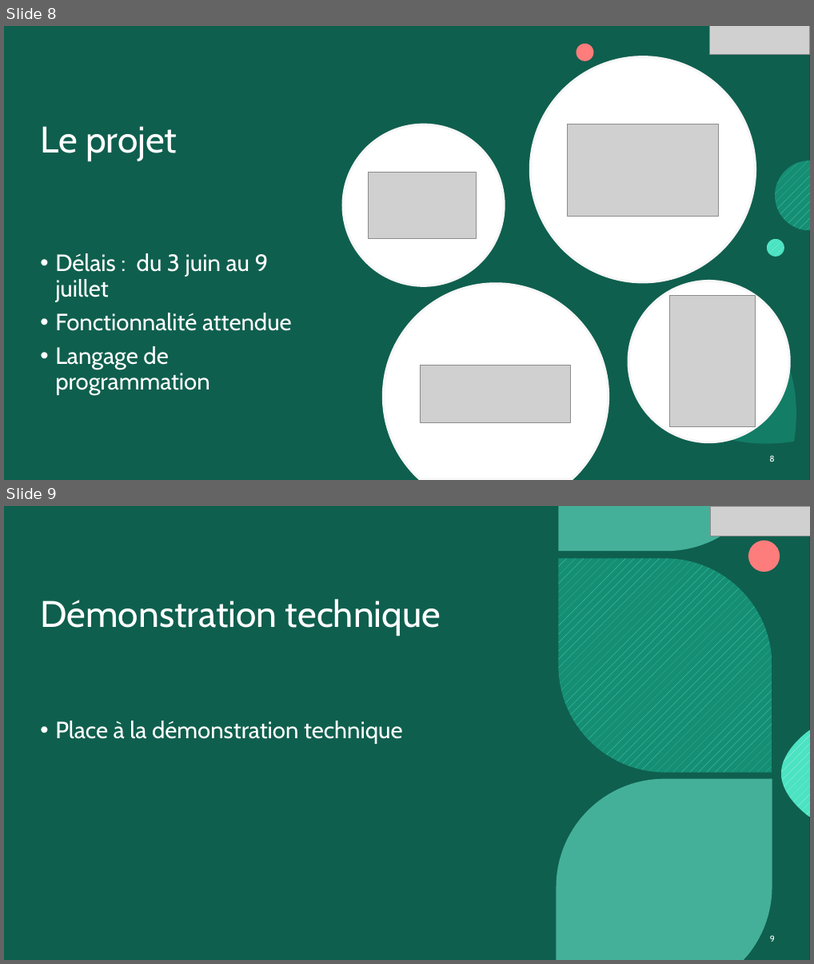
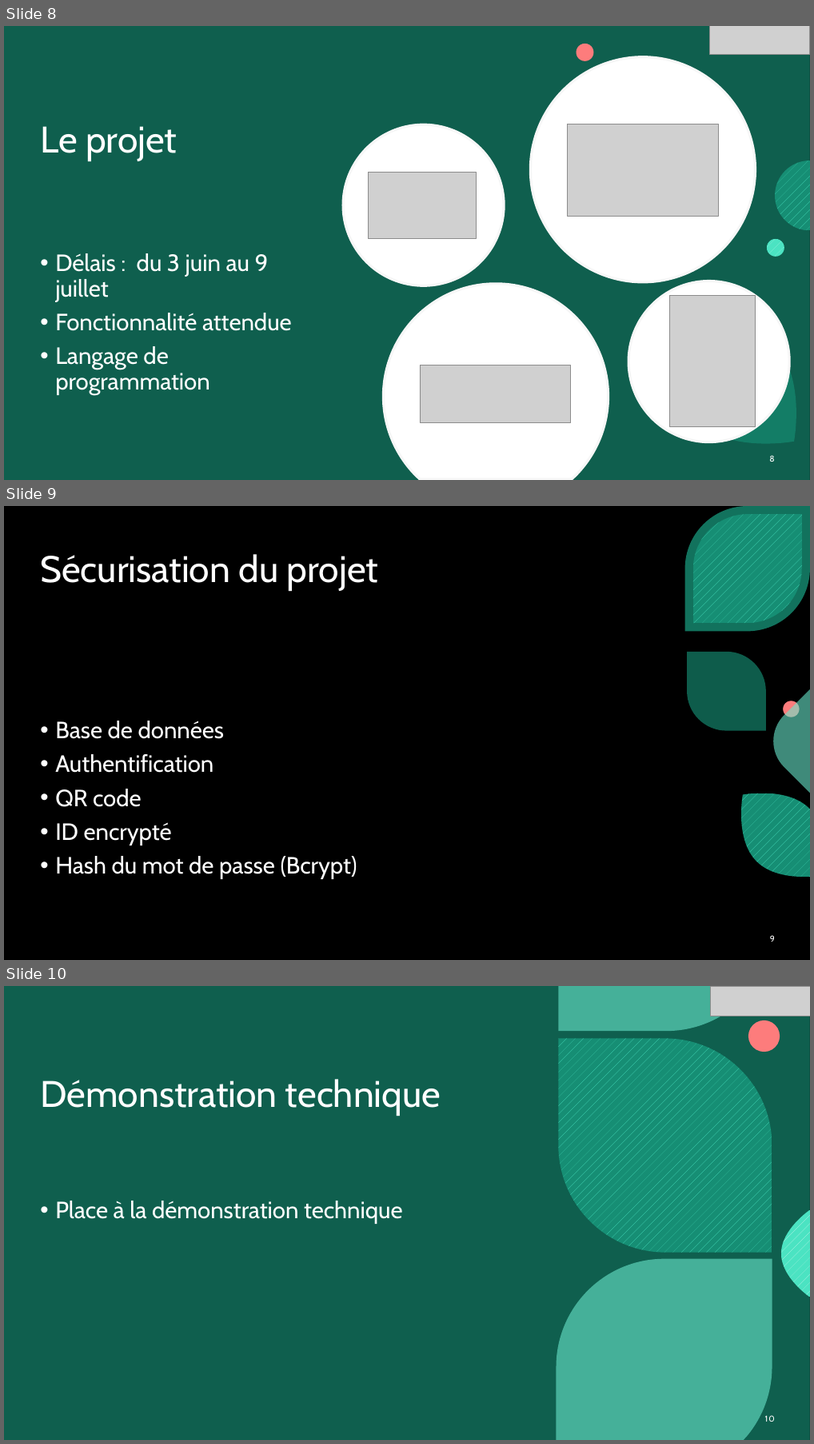
Before and after one commit to NathanMana/OrdOn, a slide deck: Rendus du 18/OrdONprésentation.pptx. Shown one above the other, each under a label of ours: slides 8 and 9 before the commit, slides 8, 9 and 10 after it. The pictures are 814x964 and 814x1444 pixels, drawn with LibreOffice and Linux fonts; fonts in the diff are those of the drawing; grey boxes stand for pictures; background and template pictures are left out. Boxes give left, top, right and bottom in pixels: in the first picture for what was removed or moved away, otherwise in the second. Text is boxed around its words. In the diff, an @@ line names an element or a change of style, - is before the commit and + after.

```diff
--- a/Rendus du 18/OrdONprésentation.pptx
+++ b/Rendus du 18/OrdONprésentation.pptx
@@ slide 9 added at box(4, 506, 810, 960), background picture (left out); not listed: 3 template elements that a slide beside it also shows @@
@@ rectangle added at box(4, 506, 810, 960), fill #000000 @@
@@ group added at box(686, 506, 810, 876): 5 freeform shapes, 1 ellipse @@
@@ title added at box(40, 554, 378, 591), 44 pt, text #FFFFFF @@
+Sécurisation du projet
@@ text added at box(55, 720, 358, 879), 28 pt, text #FFFFFF @@
+• Base de données
+• Authentification
+• QR code
+• ID encrypté
+• Hash du mot de passe (Bcrypt)
@@ page number added at box(770, 935, 775, 941), 10 pt, text #FFFFFF @@
+9
@@ what was slide 9 is now slide 10 @@
@@ page number at box(766, 1415, 775, 1421): text changed @@
-9
+10
```
Also in this commit, not shown: 4 slides changed.
